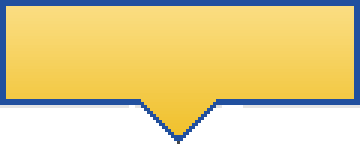
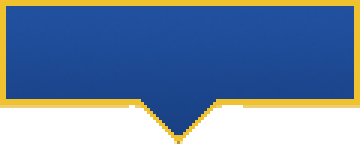
Revision of a layered 360 × 144 image; what changed, layer by layer:
hid "Ebene 10" over [6,6,354,135]
added layer "Ebene 12 kopieren" above "Ebene 12" over [6,6,354,135]
added layer "Ebene 12" above "Ebene 9" over [6,6,354,135]
added layer "Ebene 11" above "Ebene 3" over [0,0,360,144]
